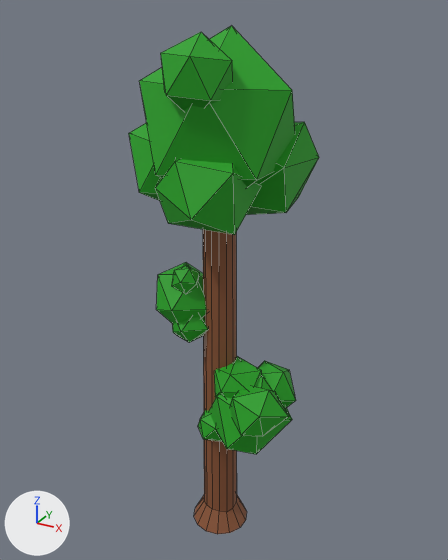
One commit to the FBX model Assets/Models/LowPolyTree5Large.fbx: the scene before it, then after it.
One viewpoint serves both versions: a camera (50 mm lens) standing at (38.6, -68.9, 75.1) and looking at (-0.2, 1.6, 39.9). Arrows for +X, +Y and +Z are at lower left; the lights stay in place. Mesh edges are drawn as thin lines. Where no turn or scale is listed for an object, it has been applied to the vertices.

Objects in the first picture: 'Leaves', 'Leaves.001', 'Leaves.002', 'Tree5'.
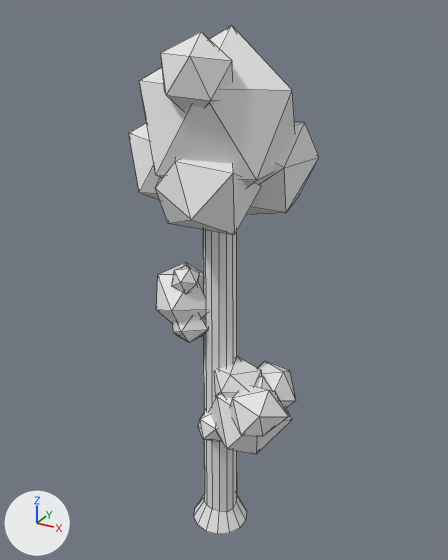
What differs and where, as boxes [x1, y1, x2, y2] in the pictures (448 x 560 px):
'Leaves', recoloured (green to grey): [129, 26, 319, 235] in both
'Tree5', recoloured (brown to grey): [194, 229, 247, 534] in both
'Leaves.002', recoloured (green to white): [198, 356, 296, 454] in both
'Leaves.001', recoloured (green to grey): [156, 262, 208, 342] in both

Edits to the bpy script that builds the scene:
```text
Change me_icosphere_003:
    where me_icosphere_003.from_pydata(...)  # 60 vertices, 100 faces; spans x -4.1..6.41, y -4.8..6.25, z -6.08..5.61
    remove me_icosphere_003.materials.append(mat_leaf5)  # green #1da01a
Change me_icosphere_004:
    where me_icosphere_004.from_pydata(...)  # 60 vertices, 100 faces; spans x -7.45..7.0, y -6.82..8.05, z -6.47..7.89
    remove me_icosphere_004.materials.append(mat_leaf5)  # green #1da01a
Change me_icosphere_002:
    where me_icosphere_002.from_pydata(...)  # 60 vertices, 100 faces; spans x -11.9..10.6, y -11.5..11.0, z -13.3..11.1
    remove me_icosphere_002.materials.append(mat_leaf5)  # green #1da01a
Change me_trunk:
    where me_trunk.from_pydata(...)  # 42 vertices, 30 faces; spans x -4.3..4.3, y -4.4..4.4, z -1.8..53.4
    remove me_trunk.materials.append(mat_bark5)  # brown #885232
```
